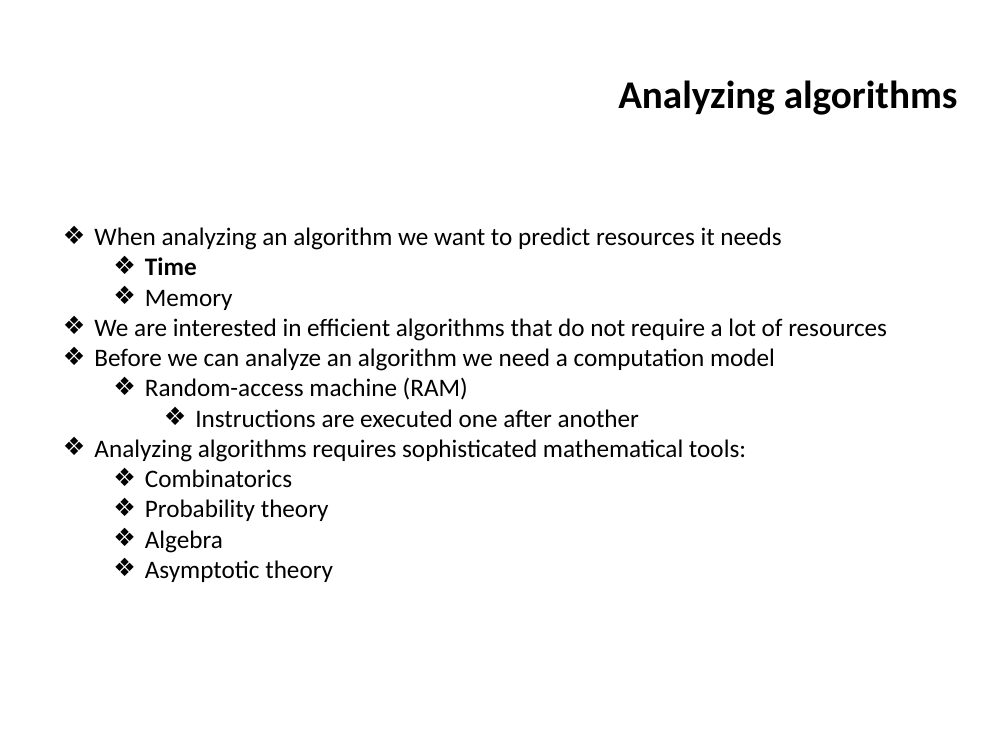
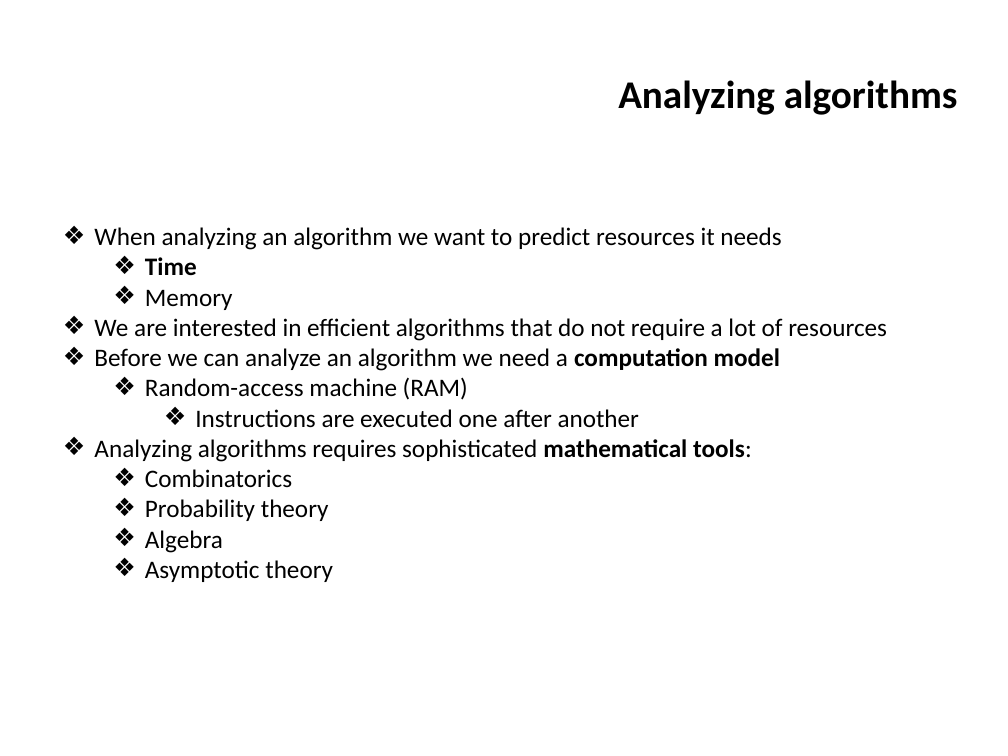
Before and after one commit to ifromm/fcsp, a slide deck: slide 20 of Slides/unit_10.pptx. Drawn at 1008x756 pixels with LibreOffice and Linux fonts; fonts in the diff are those of the drawing; background and template pictures are left out. Boxes give left, top, right and bottom in pixels: in the first picture for what was removed or moved away, otherwise in the second. Text is boxed around its words. In the diff, an @@ line names an element or a change of style, - is before the commit and + after.

```diff
--- a/Slides/unit_10.pptx
+++ b/Slides/unit_10.pptx
@@ text at (94,348,780,462): bold on in "computation model", "mathematical tools:" @@
```
Also in this commit, not shown: 2 other slides changed.
